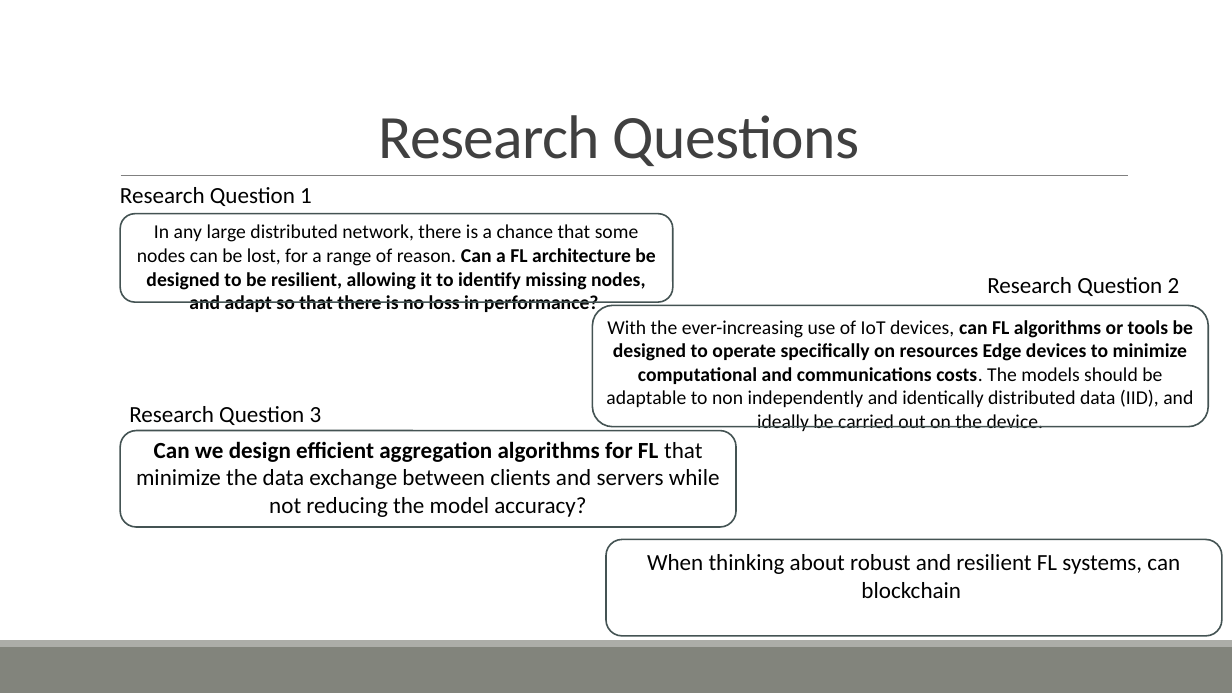
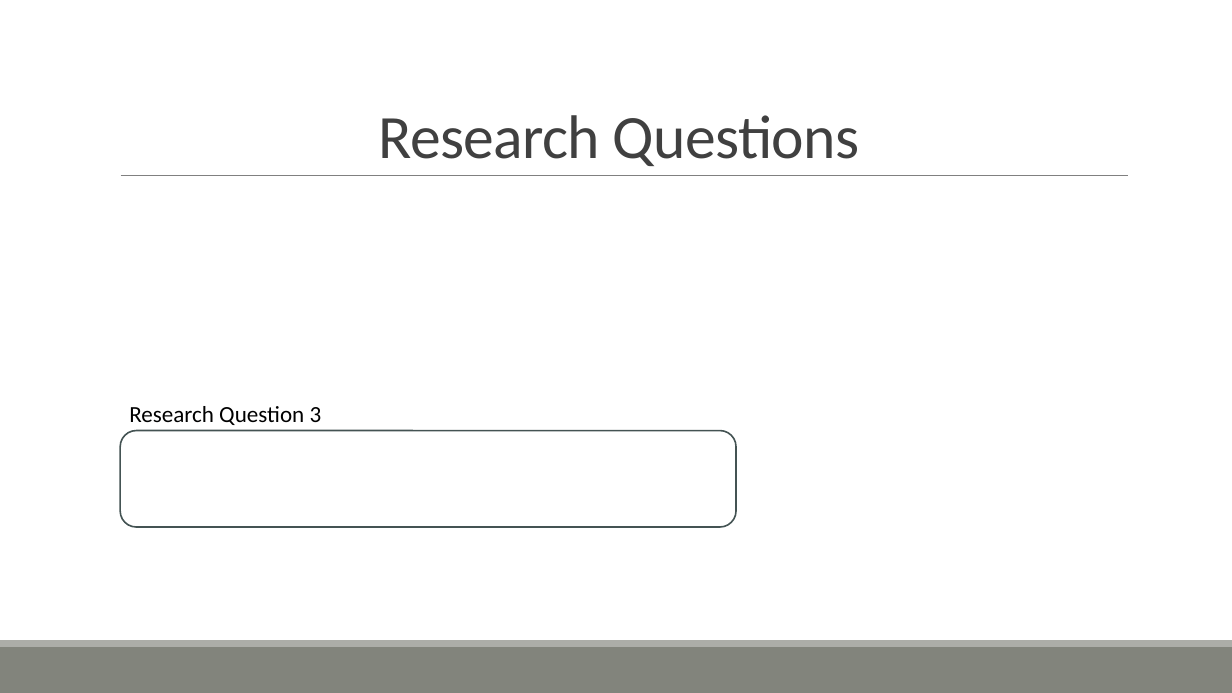
Before and after one commit to ofithcheallaigh/phd, a slide deck: slide 7 of Presentations/Supervisor Meetings/2024/Upcoming Meeting.pptx (slide 5 before the commit). Drawn at 1232x693 pixels with LibreOffice and Linux fonts; fonts in the diff are those of the drawing. Boxes give left, top, right and bottom in pixels: in the first picture for what was removed or moved away, otherwise in the second. Text is boxed around its words. In the diff, an @@ line names an element or a change of style, - is before the commit and + after.

```diff
--- a/Presentations/Supervisor Meetings/2024/Upcoming Meeting.pptx
+++ b/Presentations/Supervisor Meetings/2024/Upcoming Meeting.pptx
@@ text removed at bbox=[120, 187, 312, 206] @@
-Research Question 1
@@ rounded rectangle removed at bbox=[120, 213, 673, 302] @@
@@ text removed at bbox=[137, 224, 655, 315] @@
-In any large distributed network, there is a chance that some nodes can be lost, for a range of reason. Can a FL architecture be designed to be resilient, allowing it to identify missing nodes, and adapt so that there is no loss in performance?
@@ text removed at bbox=[987, 277, 1180, 296] @@
-Research Question 2
@@ rounded rectangle removed at bbox=[592, 306, 1209, 427] @@
@@ text removed at bbox=[606, 320, 1193, 431] @@
-With the ever-increasing use of IoT devices, can FL algorithms or tools be designed to operate specifically on resources Edge devices to minimize computational and communications costs. The models should be adaptable to non independently and identically distributed data (IID), and ideally be carried out on the device.
@@ text removed at bbox=[136, 441, 720, 517] @@
-Can we design efficient aggregation algorithms for FL that minimize the data exchange between clients and servers while not reducing the model accuracy?
@@ rounded rectangle removed at bbox=[606, 540, 1223, 636] @@
@@ text removed at bbox=[647, 554, 1180, 598] @@
-When thinking about robust and resilient FL systems, can blockchain
```
Also in this commit, not shown: 2 other slides changed, 2 slides added.
